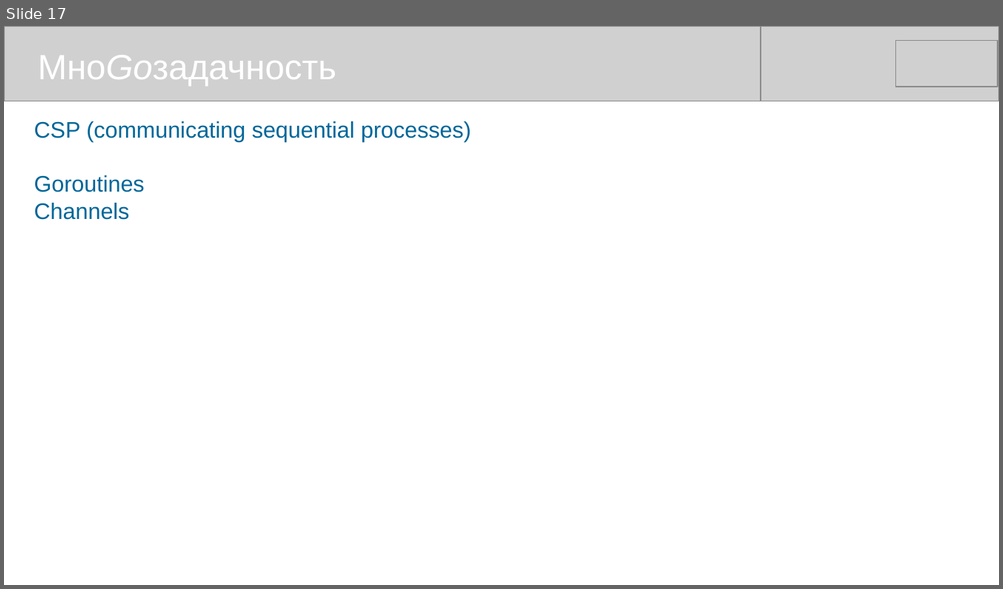
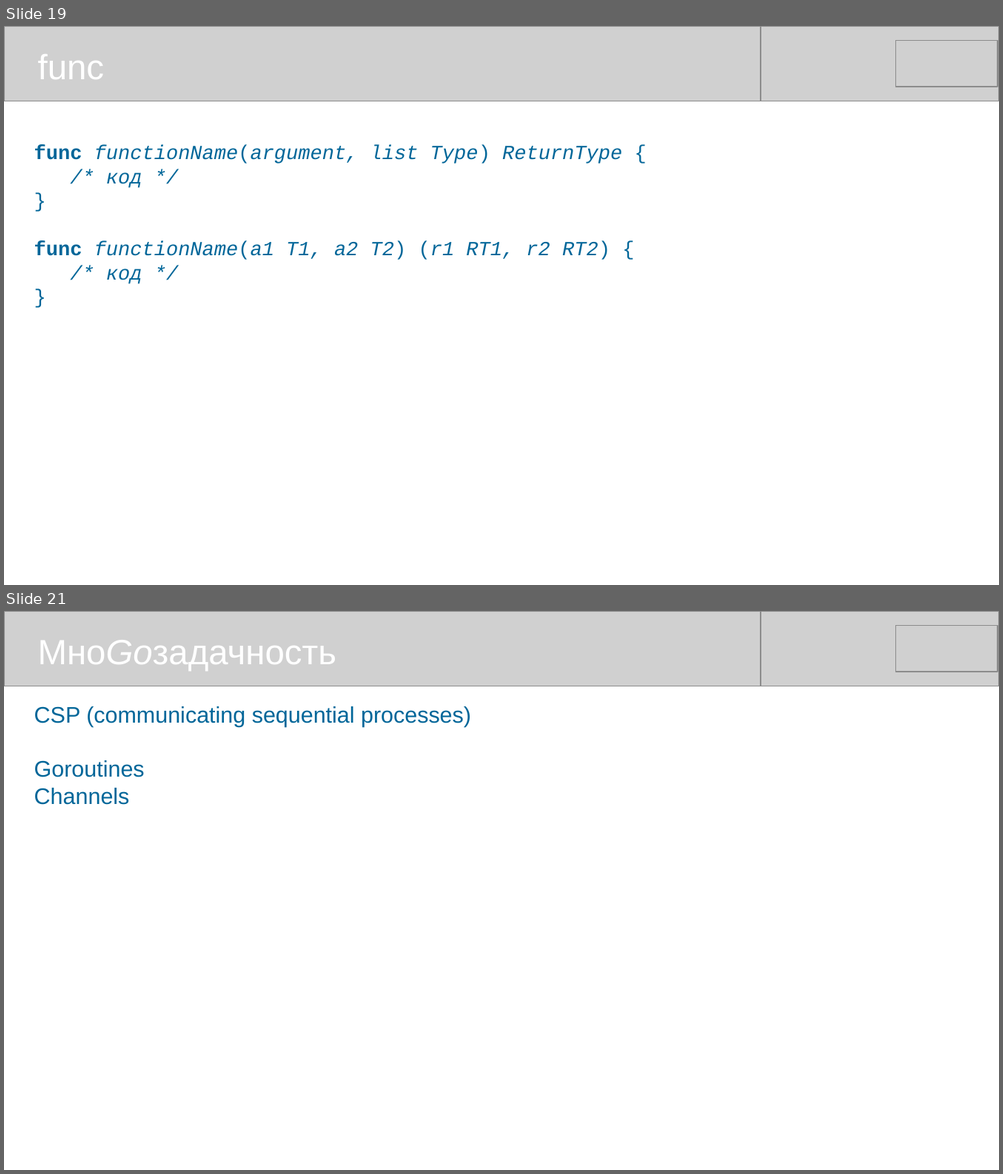
Before and after one commit to mike-shock/Go_language, a slide deck: Go_Intro.odp. Shown one above the other, each under a label of ours: slide 17 before the commit, slides 19 and 21 after it; the slides between them are not shown. The pictures are 1003x589 and 1003x1174 pixels, drawn with LibreOffice and Linux fonts; fonts in the diff are those of the drawing; grey boxes stand for pictures. Boxes give left, top, right and bottom in pixels: in the first picture for what was removed or moved away, otherwise in the second. Text is boxed around its words. In the diff, an @@ line names an element or a change of style, - is before the commit and + after.

```diff
--- a/Go_Intro.odp
+++ b/Go_Intro.odp
@@ slide 19 added at [4,26,999,585], background #FFFFFF @@
@@ picture added at [4,26,760,101] @@
@@ picture added at [242,26,999,101] @@
@@ picture added at [896,41,998,87] @@
@@ text added at [38,54,105,79], 28 pt, text #FFFFFF @@
+func
@@ text added at [34,145,622,284], 16 pt, text #006699, italic @@
+func functionName(argument, list Type) ReturnType {
+/* код */
+}
+func functionName(a1 T1, a2 T2) (r1 RT1, r2 RT2) {
+/* код */
+}
@@ what was slide 17 is now slide 21 @@
```
Also in this commit, not shown: 8 slides changed, 4 other slides added, 3 other files.
